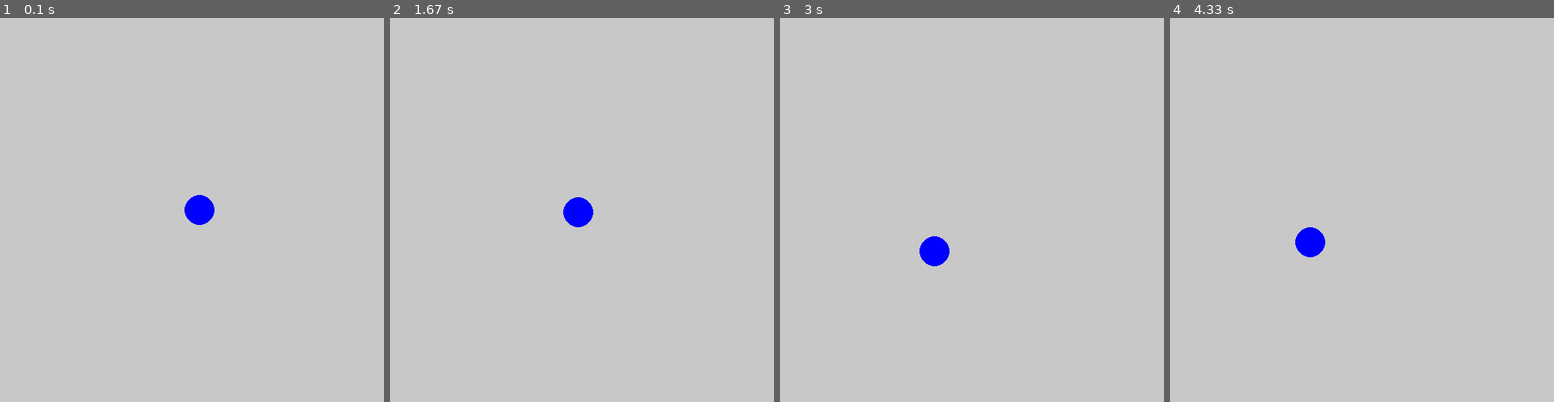
Above: before the commit, frames 1-4 (left to right).
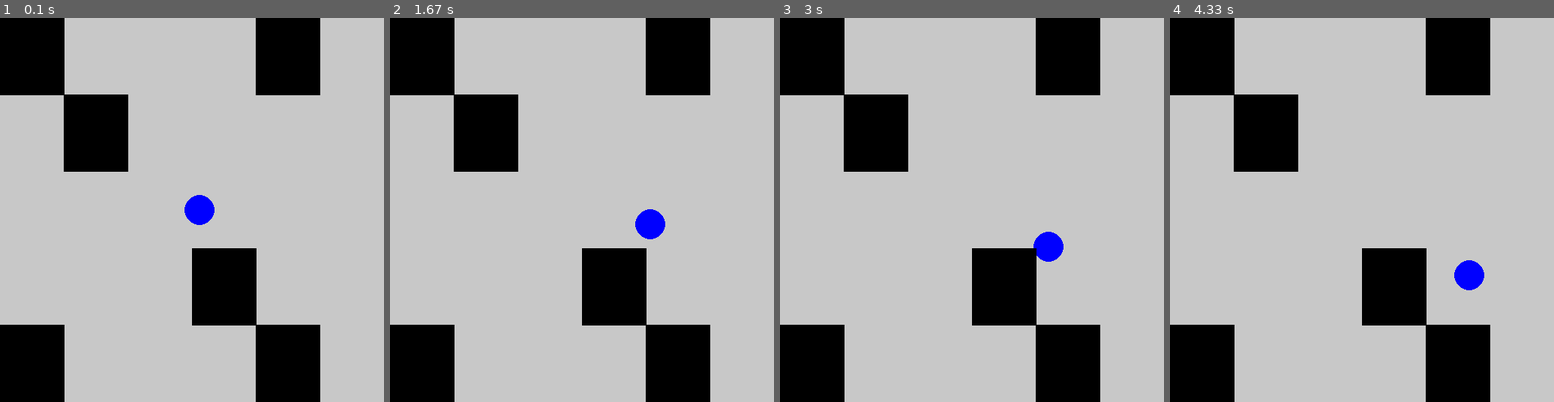
Above: after the commit, the same moments.

Repository: jsarabia/QLearningAStar
Game: pygame game, started from pygameTest.py
The game is run twice, just before and just after one commit, with the same random seed, the same clock (stepped at 60 frames per second) and the same inputs.
Inputs:
- Up to frame 1 (0.1 s): no input
- Up to frame 2 (1.67 s): hold Right 0.33-0.8 s; hold Up 0.83-1.13 s; hold Right 1.17-1.63 s
- Up to frame 3 (3 s): hold Left 1.67-2.2 s; hold Down 2.23-2.53 s
- Up to frame 4 (4.33 s): hold Up 3-3.37 s; hold Right 3.4-4.03 s; hold Down from 4.07 s (still down)

The runs differ from the first frame. In frame 1, 20% of the frame differs, in the area x 0-84%, y 0-100%; in frame 2, 21%; in frame 3, 21%; in frame 4, 21%.

Commit message:
Added Collision

Diff:
--- a/pygameTest.py
+++ b/pygameTest.py
@@ -1,13 +1,56 @@
 import pygame
 import random as rng
 import numpy as np
+import sys
+import grid
+
+class Obstacle:
+    #let height/width be the distance from the center
+    def __init__(self, x, y, height, width):
+        self.xPos = x
+        self.yPos = y
+        self.height = height
+        self.width = width
+    def collision(self, x, y, r):
+        xcol, ycol = 0, 0
+        if (x+r > self.xPos - self.width and x+r < self.xPos + self.width and y-r < self.yPos + self.height and y+r > self.yPos - self.height):
+            xcol = 1
+        if(x-r < self.xPos + self.width and x-r > self.xPos - self.width and y-r < self.yPos + self.height and y+r > self.yPos - self.height):
+            xcol = 1
+        if(x+r > self.xPos - self.width and x-r < self.xPos + self.width and y+r > self.yPos - self.height and y+r < self.yPos + self.height):
+            ycol = 1
+        if(x+r > self.xPos - self.width and x-r < self.xPos + self.width and y-r < self.yPos + self.height and y-r > self.yPos -self.height):
+            ycol = 1
+        return xcol, ycol
+    def draw(self, screen):
+        pygame.draw.polygon(screen, (0,0,0), [(self.xPos-self.width, self.yPos-self.height), (self.xPos-self.width, self.yPos+self.height), (self.xPos+self.width, self.yPos+self.height), (self.xPos+self.width, self.yPos-self.height)])
+
+
 
 pygame.init()
 size = width, height = 512, 512
 screen = pygame.display.set_mode(size)
 xPos, yPos = width/2, height/2
+xPosTry = xPos
+yPosTry = yPos
 vel = 10
 angle = 0
+g = grid.Grid()
+g.readFile("world.txt")
+obstacles = []
+#get number of cells in each dimension
+xGrid, yGrid = len(g.world[0]), len(g.world)
+#get the size of each grid cells
+gridHeight = height/yGrid
+gridWidth = width/xGrid
+gridCenterY = gridHeight/2.0
+gridCenterX = gridWidth/2.0
+radius = 20
+for i in range(len(g.world)):
+    for j in range(len(g.world[i])):
+        if(g.world[i][j] == "x"):
+            temp = Obstacle((j)*gridWidth+gridCenterX, (i)*gridHeight+gridCenterY, gridCenterY, gridCenterX)
+            obstacles.append(temp)
 while 1:
     for event in pygame.event.get():
         if event.type == pygame.QUIT:
@@ -18,23 +61,35 @@
     if keys[pygame.K_DOWN]:# or keys[pygame.K_S]:
         yPos += 1
     if keys[pygame.K_LEFT]:# or keys[pygame.K_A]:
-        angle -= 5
+        angle -= 1
     if keys[pygame.K_RIGHT]:# or keys[pygame.K_D]:
-        angle += 5
-    #angle += int(rng.randint(-1,1))
+        angle += 1
+    #angle += int(rng.randint(-5,5))
 
-    xPos += np.cos(angle*np.pi/180)
-    yPos += np.sin(angle*np.pi/180)
 
-    if(xPos > width):
-        xPos = width
-    if(yPos > height):
-        yPos = height
-    if(xPos < 0):
-        xPos = 0
-    if(yPos < 0):
-        yPos = 0
+    xPosTry = xPos + np.cos(angle*np.pi/180)
+    yPosTry = yPos + np.sin(angle*np.pi/180)
+    xcol, ycol = 0,0
+    for x in obstacles:
+        xcol, ycol = x.collision(xPosTry, yPosTry, radius)
+        if(xcol == 1 or ycol == 1):
+            break
+    if(xcol == 0):
+        xPos += np.cos(angle*np.pi/180)
+    if(ycol == 0):
+        yPos += np.sin(angle*np.pi/180)
+
+    if(xPos+radius > width):
+        xPos = width-radius
+    if(yPos+radius > height):
+        yPos = height-radius
+    if(xPos-radius < 0):
+        xPos = radius
+    if(yPos-radius < 0):
+        yPos = radius
 
     screen.fill((200,200,200))
-    pygame.draw.circle(screen, (0,0,255), (int(xPos), int(yPos)), 20, 0)
+    pygame.draw.circle(screen, (0,0,255), (int(xPos), int(yPos)), radius, 0)
+    for x in obstacles:
+        x.draw(screen)
     pygame.display.flip()
--- a/qLearning.py
+++ b/qLearning.py
@@ -180,7 +180,7 @@
     def getPosition(self):
         return self.position
     def getActions(self):
-        return self.actions.keys()
+        return list(self.actions.keys())
     def getActionDict(self):
         return self.actions
     def setReward(self, reward):
--- a/world.txt
+++ b/world.txt
@@ -1,7 +1,5 @@
--xx--
---G--
-x--x-
------
------
------
------
+x---x-
+-x----
+------
+---x--
+x---x-
Not shown, added: pygameTest.pyc
